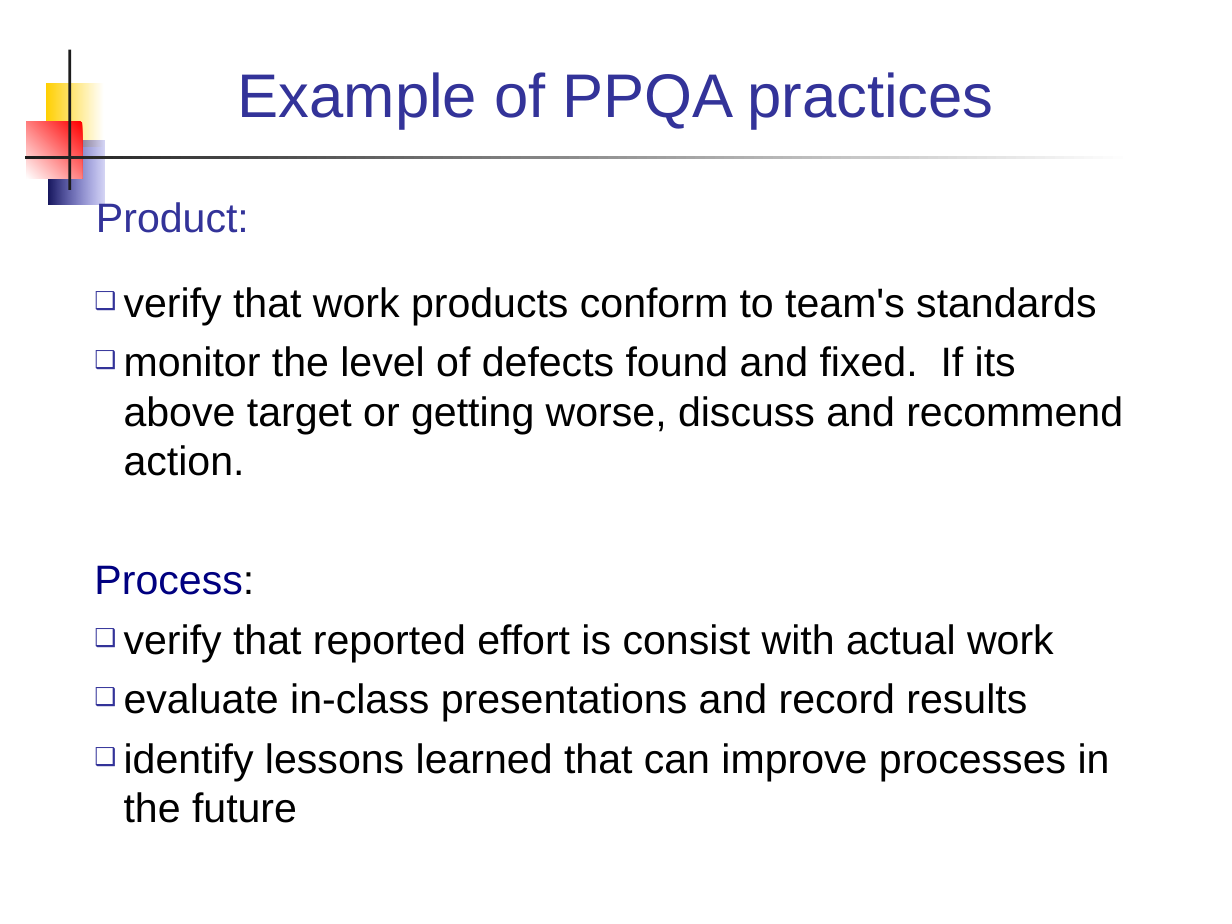
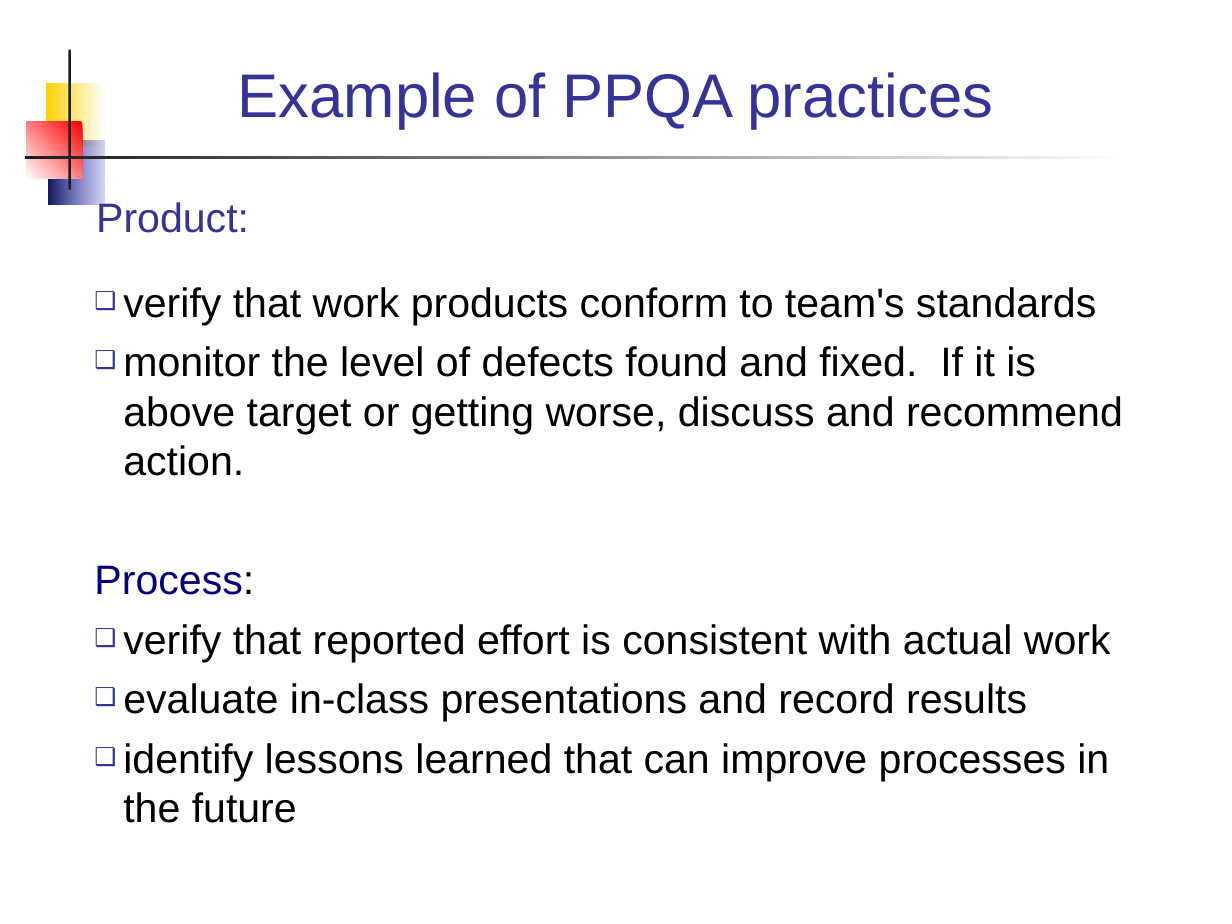
Before and after one commit to jbrucker/SoftwareProcess, a slide deck: slide 30 of week3/Team-Roles.ppt. Drawn at 1232x924 pixels with LibreOffice and Linux fonts; fonts in the diff are those of the drawing. Boxes give left, top, right and bottom in pixels: in the first picture for what was removed or moved away, otherwise in the second. Text is boxed around its words. In the diff, an @@ line names an element or a change of style, - is before the commit and + after.

```diff
--- a/week3/Team-Roles.ppt
+++ b/week3/Team-Roles.ppt
@@ text at (96, 199, 1109, 823): indent changed @@
@@ text at (123, 346, 1123, 476): text changed @@
-❑ monitor the level of defects found and fixed. If its above target or getting worse, discuss and recommend action.
+❑ monitor the level of defects found and fixed. If it is above target or getting worse, discuss and recommend action.
@@ text at (123, 624, 1111, 662): text changed @@
-❑ verify that reported effort is consist with actual work
+❑ verify that reported effort is consistent with actual work
```
Also in this commit, not shown: 25 other slides changed, 26 other files.
